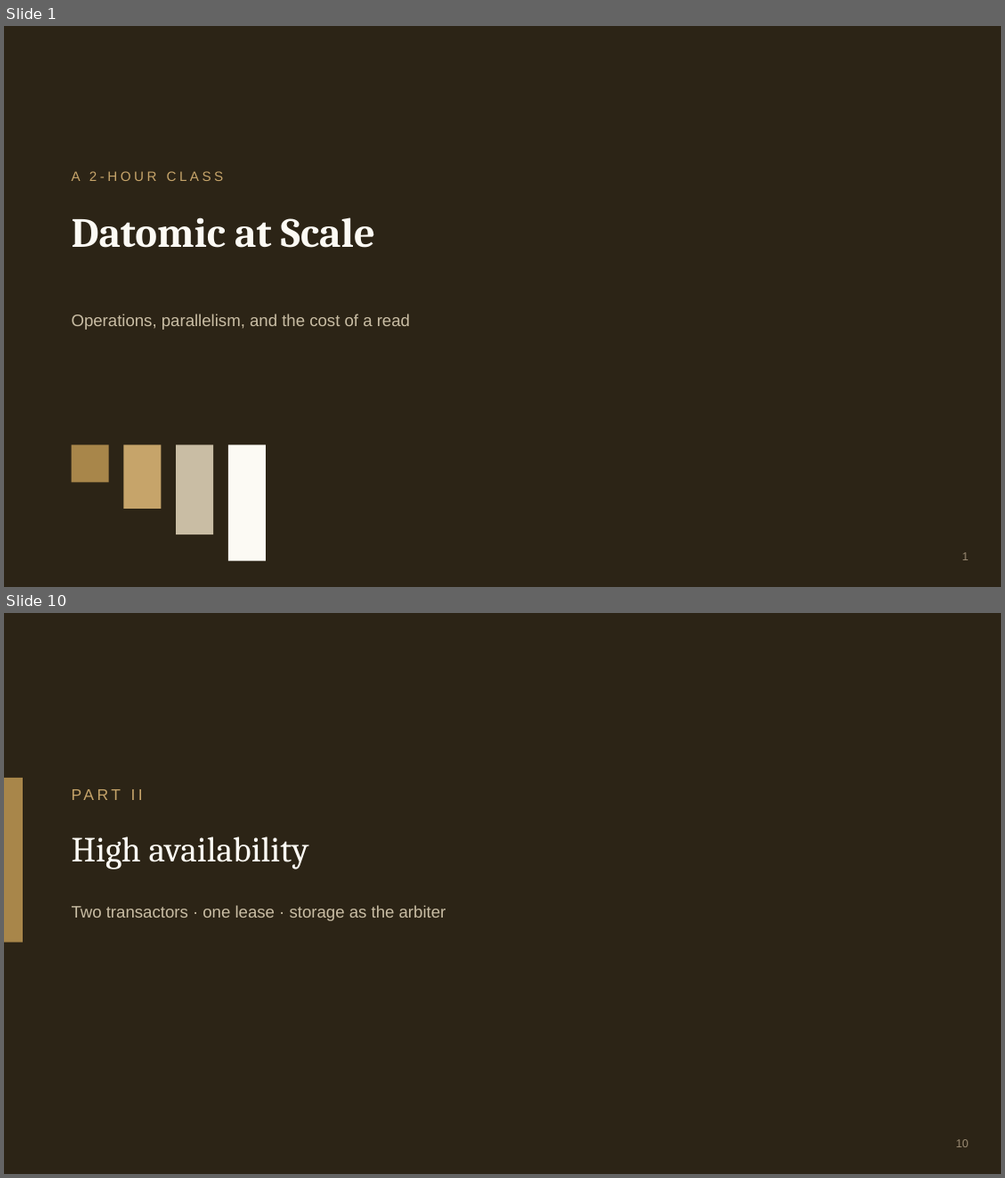
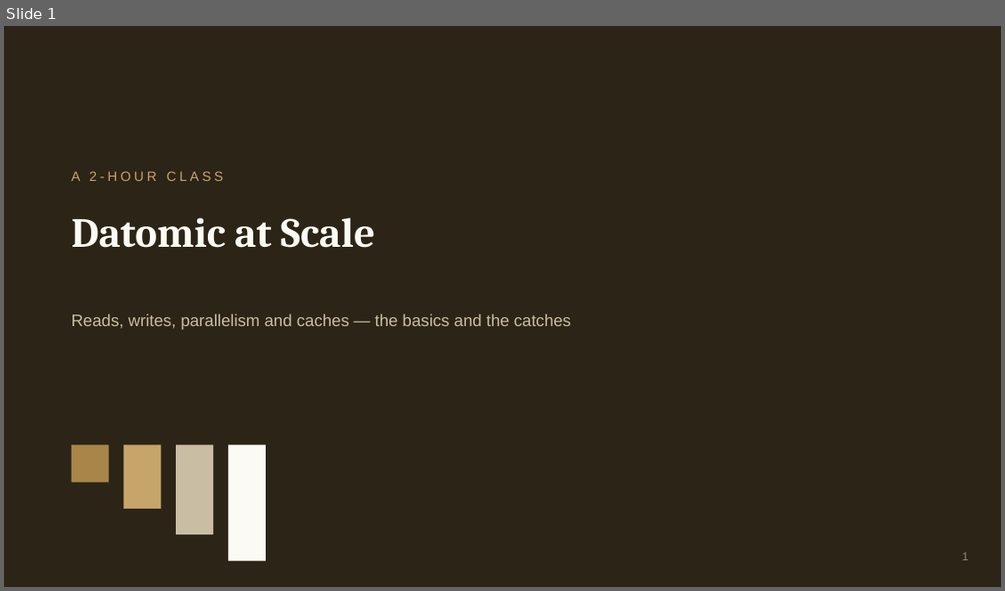
Before and after one commit to 4coders-com-br/datomic-model, a slide deck: datomic-at-scale.pptx. Shown one above the other, each under a label of ours: slides 1 and 10 before the commit, slide 1 after it; the slides between them are not shown. The pictures are 1005x1178 and 1005x591 pixels, drawn with LibreOffice and Linux fonts; fonts in the diff are those of the drawing. Boxes give left, top, right and bottom in pixels: in the first picture for what was removed or moved away, otherwise in the second. Text is boxed around its words. In the diff, an @@ line names an element or a change of style, - is before the commit and + after.

Commit message:
Simplify Datomic at Scale into a slides-only class
- 27-slide deck (was 42): four topics — reads, writes, parallelism,
  caches — each as basics -> one easy example -> the main catches;
  pptx regenerated from the reworked deck.js, markdown deck to match.
- Preclass brief: nothing to install or run; assumes only the
  Production class vocabulary.
- Drop the REPL labs (src/datomic_ops/labs.clj) — the class no longer
  has hands-on labs; infra/HA files stay as optional extras.
- README: class blurb and file list updated to match.

```diff
--- a/datomic-at-scale.pptx
+++ b/datomic-at-scale.pptx
@@ slide 10 removed at <box>4,613,1001,1174</box>, background #FFFFFF @@
@@ rectangle removed at <box>4,613,1001,1174</box> @@
@@ rectangle removed at <box>4,778,23,942</box> @@
@@ text removed at <box>72,785,931,815</box> @@
-PART II
@@ text removed at <box>72,836,309,869</box> @@
-High availability
@@ text removed at <box>72,905,446,921</box> @@
-Two transactors · one lease · storage as the arbiter
@@ text removed at <box>955,1139,968,1147</box> @@
-10
@@ slide 1 changed as well @@
@@ text at <box>72,313,571,329</box>: text changed @@
-Operations, parallelism, and the cost of a read
+Reads, writes, parallelism and caches — the basics and the catches
```
Also in this commit, not shown: 4 other slides changed, 22 slides added, 35 other slides removed, 5 other files.
